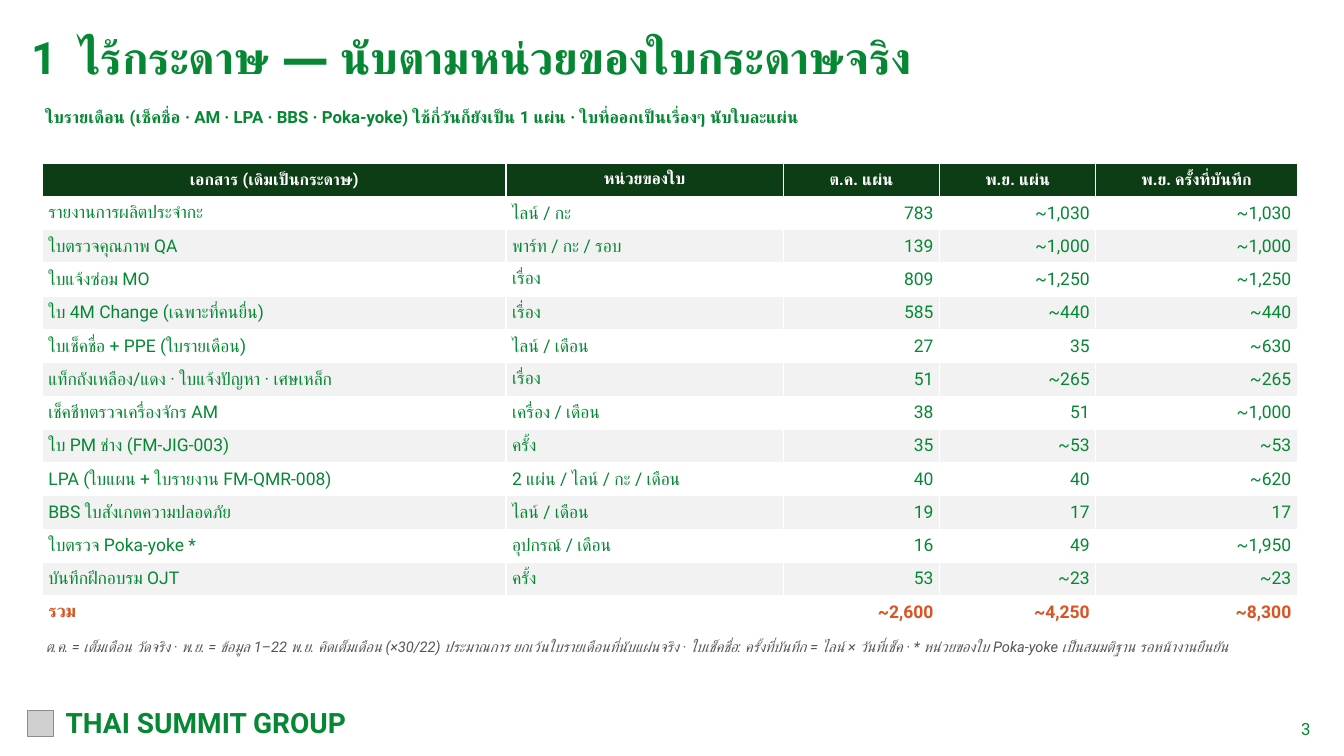
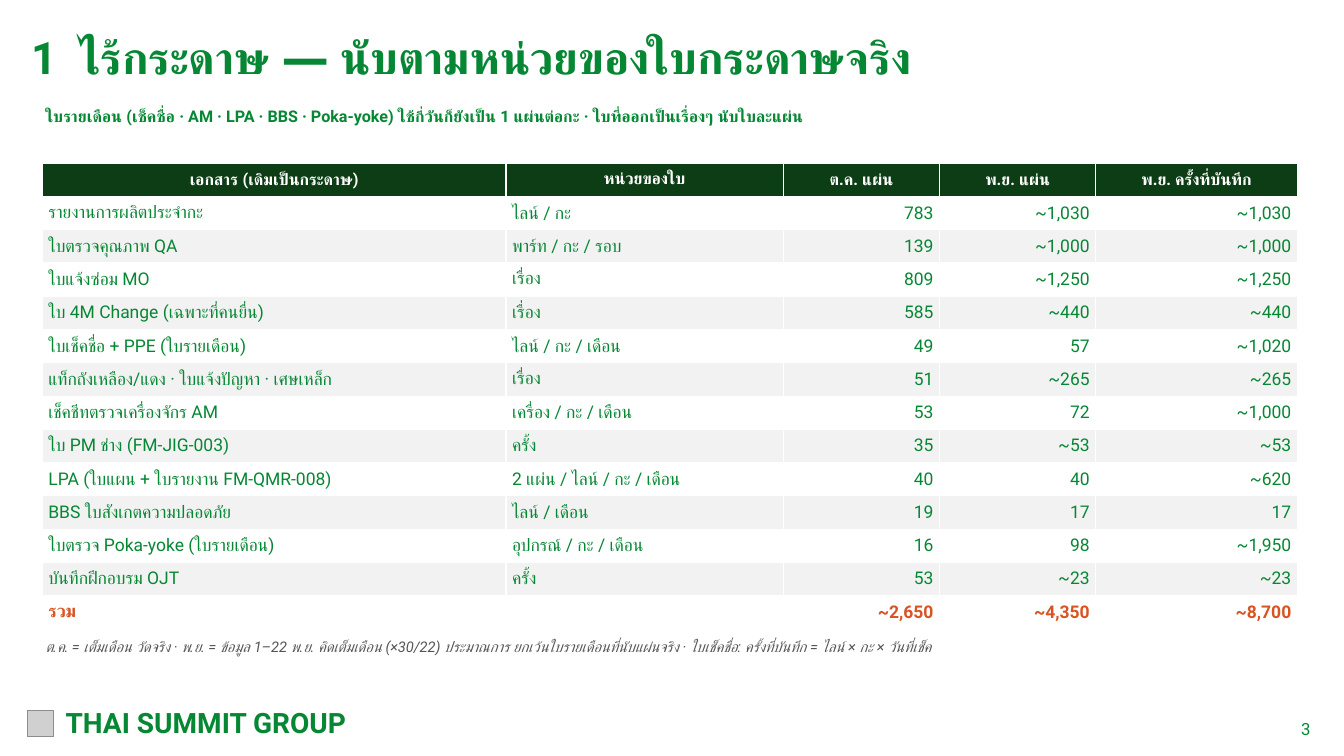
Before and after one commit to tsat4/4Mmanagement, a slide deck: slide 3 of docs/meetings/TSAT_ESM_Benefits_2026-11-23.pptx. Drawn at 1344x756 pixels with LibreOffice and Linux fonts; fonts in the diff are those of the drawing; grey boxes stand for pictures. Boxes give left, top, right and bottom in pixels: in the first picture for what was removed or moved away, otherwise in the second. Text is boxed around its words. In the diff, an @@ line names an element or a change of style, - is before the commit and + after.

```diff
--- a/docs/meetings/TSAT_ESM_Benefits_2026-11-23.pptx
+++ b/docs/meetings/TSAT_ESM_Benefits_2026-11-23.pptx
@@ text at [45,109,803,126]: text changed; size 12 to 11.5 pt @@
-ใบรายเดือน (เช็คชื่อ · AM · LPA · BBS · Poka-yoke) ใช้กี่วันก็ยังเป็น 1 แผ่น · ใบที่ออกเป็นเรื่องๆ นับใบละแผ่น
+ใบรายเดือน (เช็คชื่อ · AM · LPA · BBS · Poka-yoke) ใช้กี่วันก็ยังเป็น 1 แผ่นต่อกะ · ใบที่ออกเป็นเรื่องๆ นับใบละแผ่น
@@ table at [42,163,1298,629] @@
-row 6: ใบเช็คชื่อ + PPE (ใบรายเดือน) | ไลน์ / เดือน | 27 | 35 | ~630
+row 6: ใบเช็คชื่อ + PPE (ใบรายเดือน) | ไลน์ / กะ / เดือน | 49 | 57 | ~1,020
-row 8: เช็คชีทตรวจเครื่องจักร AM | เครื่อง / เดือน | 38 | 51 | ~1,000
+row 8: เช็คชีทตรวจเครื่องจักร AM | เครื่อง / กะ / เดือน | 53 | 72 | ~1,000
-row 12: ใบตรวจ Poka-yoke * | อุปกรณ์ / เดือน | 16 | 49 | ~1,950
+row 12: ใบตรวจ Poka-yoke (ใบรายเดือน) | อุปกรณ์ / กะ / เดือน | 16 | 98 | ~1,950
-row 14: รวม |  | ~2,600 | ~4,250 | ~8,300
+row 14: รวม |  | ~2,650 | ~4,350 | ~8,700
@@ text at [45,640,931,657]: text changed @@
-ต.ค. = เต็มเดือน วัดจริง · พ.ย. = ข้อมูล 1–22 พ.ย. คิดเต็มเดือน (×30/22) ประมาณการ ยกเว้นใบรายเดือนที่นับแผ่นจริง · ใบเช็คชื่อ: ครั้งที่บันทึก = ไลน์ × วันที่เช็ค · * หน่วยของใบ Poka-yoke เป็นสมมติฐาน รอหน้างานยืนยัน
+ต.ค. = เต็มเดือน วัดจริง · พ.ย. = ข้อมูล 1–22 พ.ย. คิดเต็มเดือน (×30/22) ประมาณการ ยกเว้นใบรายเดือนที่นับแผ่นจริง · ใบเช็คชื่อ: ครั้งที่บันทึก = ไลน์ × กะ × วันที่เช็ค
```
Also in this commit, not shown: 4 other slides changed, 4 other files.
